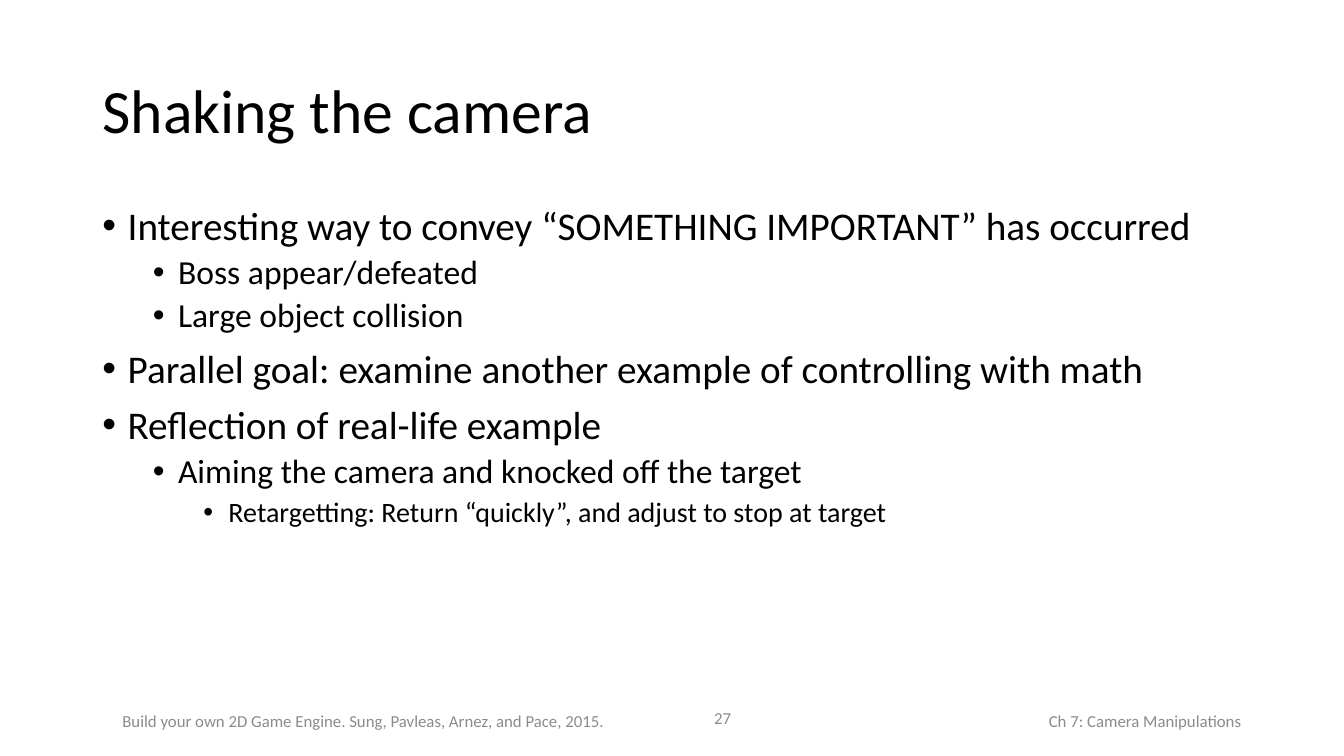
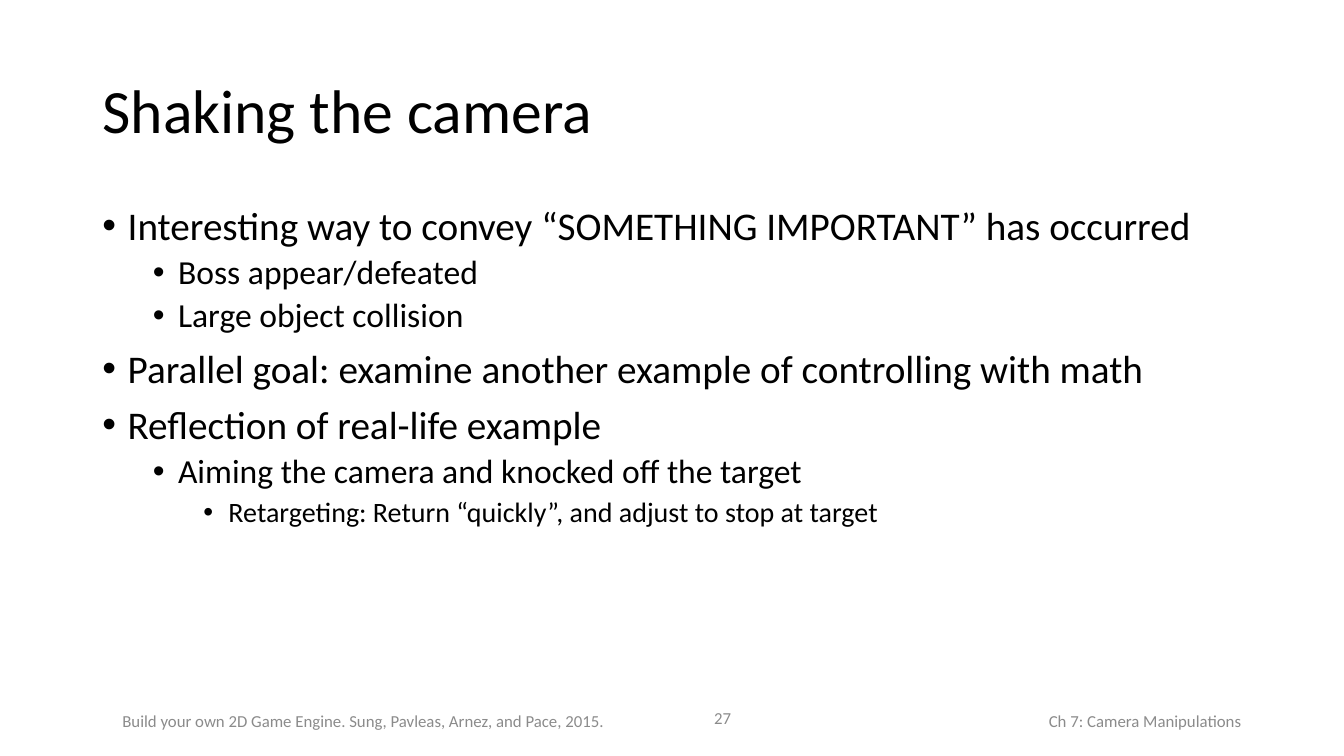
Before and after one commit to HTML5GameEngineGroup/html5engine, a slide deck: slide 27 of Book-PPT/Chap7.pptx. Drawn at 1344x756 pixels with LibreOffice and Linux fonts; fonts in the diff are those of the drawing. Boxes give left, top, right and bottom in pixels: in the first picture for what was removed or moved away, otherwise in the second. Text is boxed around its words. In the diff, an @@ line names an element or a change of style, - is before the commit and + after.

```diff
--- a/Book-PPT/Chap7.pptx
+++ b/Book-PPT/Chap7.pptx
@@ text at (228,502,878,527): text changed @@
-    • Retargetting: Return “quickly”, and adjust to stop at target
+    • Retargeting: Return “quickly”, and adjust to stop at target
```
Also in this commit, not shown: 1 other slide changed, 8 slides added, 17 other files.
